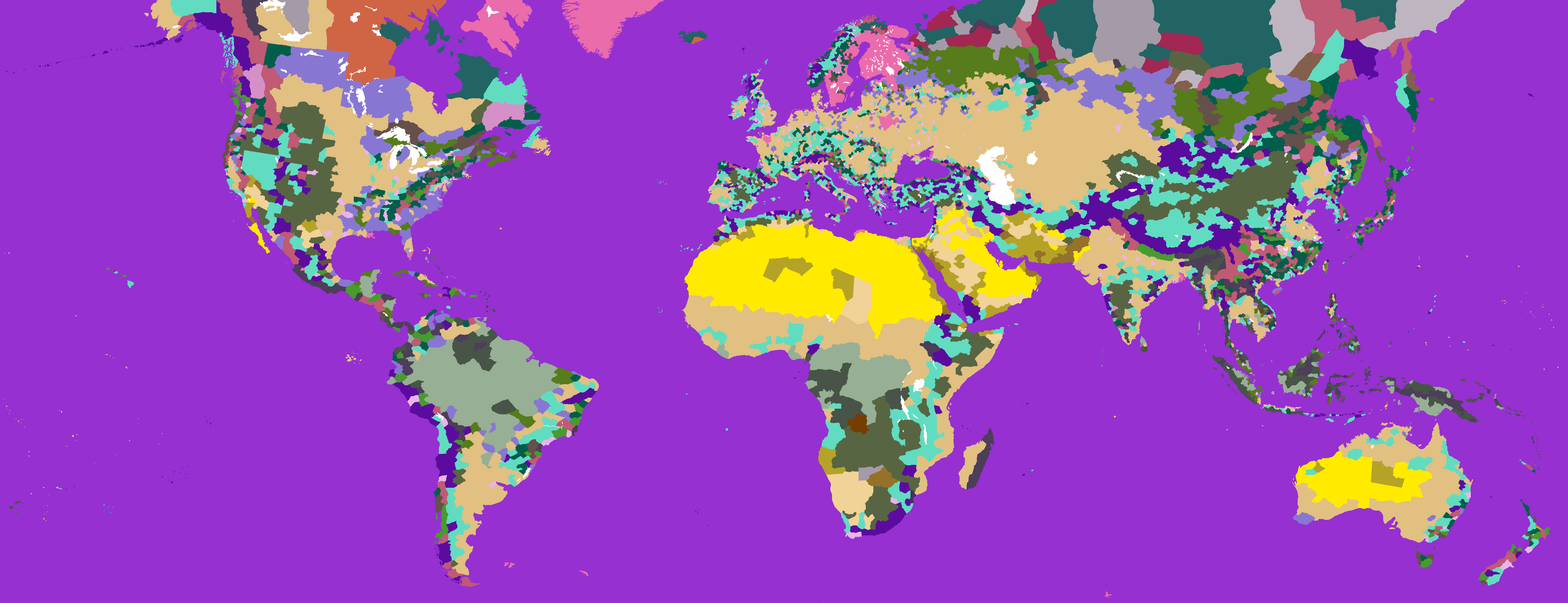
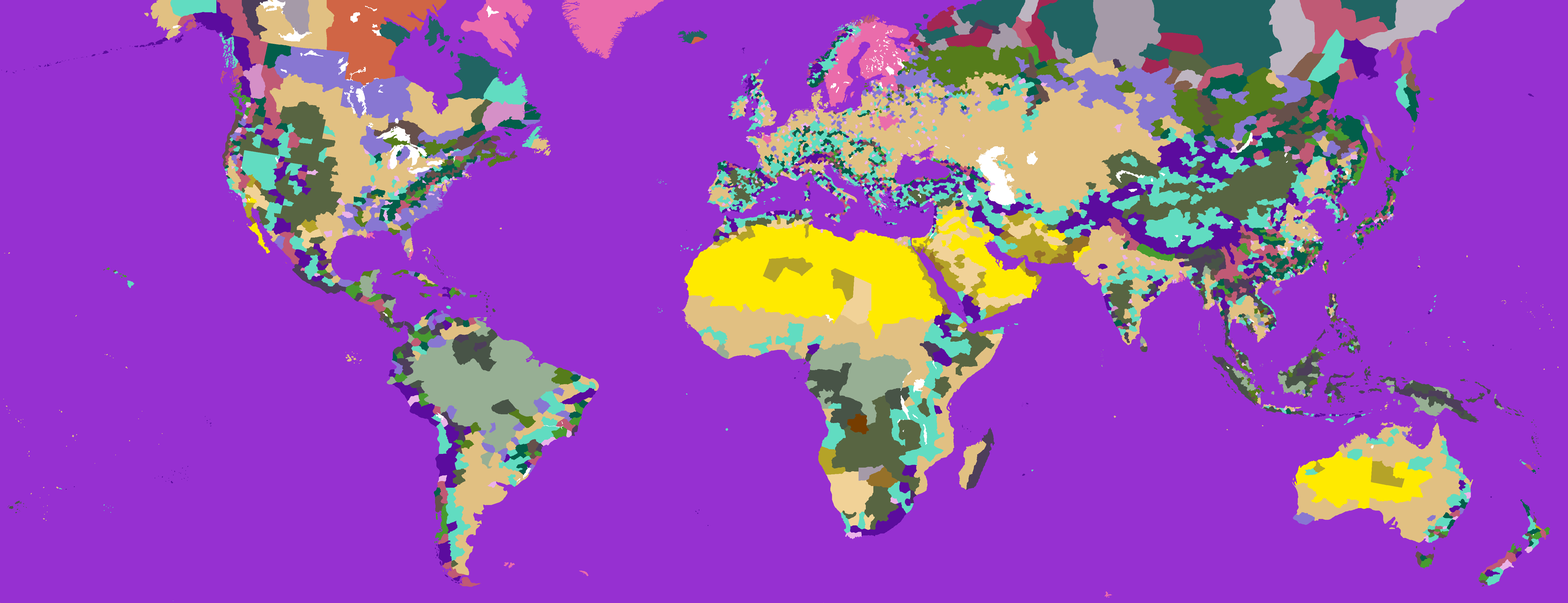
Layers edited between the first and the second w=1568, h=603 image:
painted on "terrain — flat colormap kopia.bmp" over [828, 16, 888, 96]
